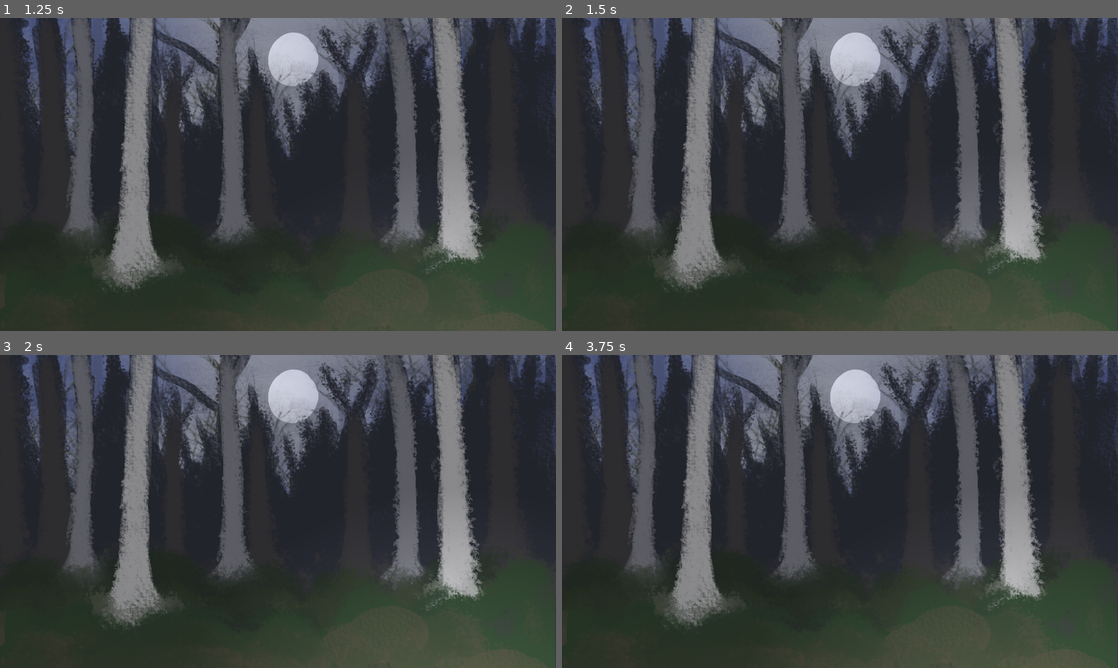
Above: before the commit, frames 1-4 (two rows, left to right).
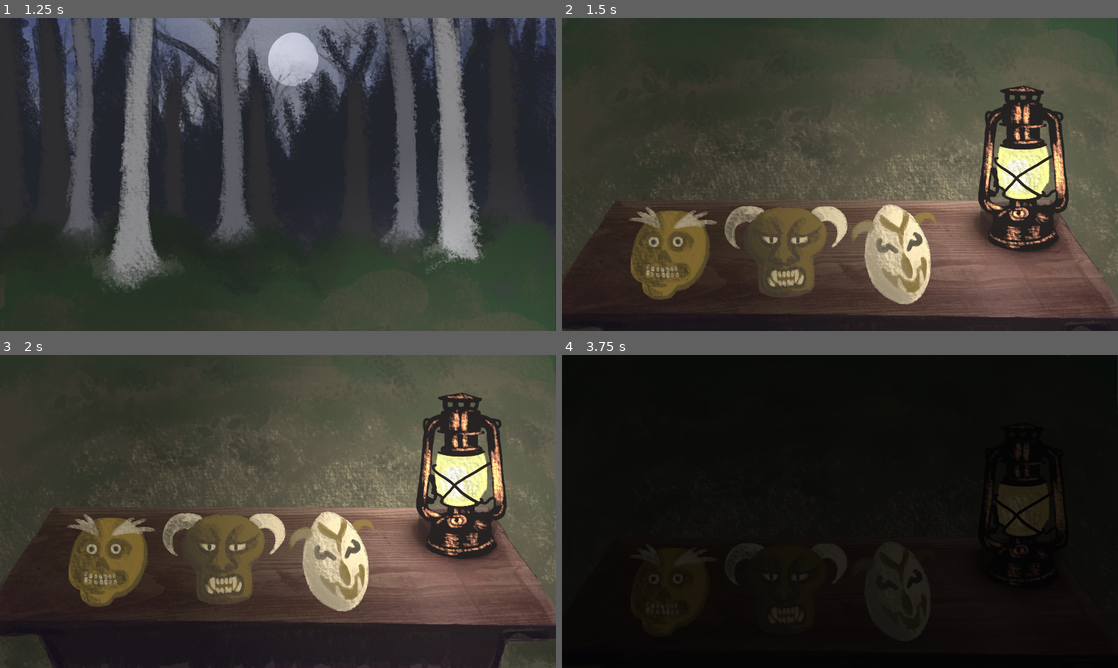
Above: after the commit, the same moments.

Repository: serrureriehurluberlesque/GGJ2026
Game: Godot game, scene res://scenes/main/main.tscn
The game is run twice, just before and just after one commit, with the same random seed, the same clock (stepped at 60 frames per second) and the same inputs.
Inputs (mouse positions are in pixels of both pictures, inside the frame that each line leads up to):
- Up to frame 1 (1.25 s): tap Enter at 0.5 s; move the mouse to (400, 158) at 0.52 s; hold Up (ui_up) from 0.53 s (still down); hold E (activate) from 0.53 s (still down); click (400, 158) at 0.67 s
- Up to frame 2 (1.5 s): tap Space at 1.25 s; move the mouse to (728, 190) at 1.27 s; release Up (ui_up) at 1.28 s; release E (activate) at 1.28 s; hold Down (ui_down) from 1.28 s (still down); click (728, 190) at 1.35 s
- Up to frame 3 (2 s): keep holding Down (ui_down)
- Up to frame 4 (3.75 s): move the mouse to (895, 442) at 2.02 s; release Down (ui_down) at 2.03 s; hold E (activate) 2.03-2.78 s; hold Up (ui_up) 2.03-3.53 s; tap Enter at 2.75 s; move the mouse to (812, 574) at 2.77 s; click (812, 574) at 2.85 s; tap Space at 3.5 s; move the mouse to (1006, 558) at 3.52 s; hold Down (ui_down) from 3.53 s (still down); hold E (activate) from 3.53 s (still down)

Frame 1 is identical in both runs. In frame 2, 74% of the frame differs, in the area x 0-100%, y 0-100%; in frame 3, 77%; in frame 4, 98%.

Commit message:
rework spawn first monster and skip intro

Diff:
--- a/ggj2026/scenes/main/main.gd
+++ b/ggj2026/scenes/main/main.gd
@@ -1,6 +1,7 @@
 extends Node
 
 var DEBUG = true
+var SKIP = false
 
 # TODO: less hard-coded ?
 var WIDTH = 1920
@@ -28,11 +29,14 @@
 
 	if DEBUG:
 		Engine.time_scale = 2.0
+		SKIP = true
 	$Monsters.debug = DEBUG
 
 	$Camera/TransTimer.wait_time = TRANS_TIME
 	$Camera/MaskOn.position = Vector2(0.0, 2*HEIGHT)
 
+
+func start():
 	%Light/Timer.wait_time = randf_range(LIGHT_OFF_MIN, LIGHT_OFF_MAX)
 	%Light/Timer.start()
 
@@ -53,14 +57,24 @@
 	await $Camera/TransTimer.timeout
 	send_visibility_to_monsters()
 	introed = true
+	start()
 
 func _input(event):
 	if not menued:
 		if event.is_pressed():
-			intro()
 			menued = true
+			if SKIP:
+				first_inputed = true
+				introed = true
+				$Monsters.start()
+				$menu_25.hide()
+				%Light/LightSource.enabled = true
+				$AudioStreamPlayer.stop()
+				start()
+			else:
+				intro()
 		return
-	if not first_inputed and event.is_pressed():
+	if introed and not first_inputed and event.is_pressed():
 		$Monsters.start()
 		first_inputed = true
 	if introed:
--- a/ggj2026/scenes/main/main.tscn
+++ b/ggj2026/scenes/main/main.tscn
@@ -16,6 +16,7 @@
 [ext_resource type="Texture2D" uid="uid://bxhgi4mkmqvhw" path="res://scenes/main/assets/neutral_point_light.webp" id="13_th5th"]
 [ext_resource type="Script" uid="uid://b8xpq7qr8r6st" path="res://scenes/main/point_light_2d.gd" id="14_7smn1"]
 [ext_resource type="Texture2D" uid="uid://6bim0ug7hygo" path="res://scenes/main/assets/titlescreen.png" id="15_raeie"]
+[ext_resource type="AudioStream" uid="uid://dfa4rajufeti" path="res://scenes/main/assets/ambiance.ogg" id="17_nvumn"]
 
 [sub_resource type="CanvasTexture" id="CanvasTexture_7smn1"]
 diffuse_texture = ExtResource("6_raeie")
@@ -213,6 +214,7 @@
 texture = ExtResource("15_raeie")
 
 [node name="AudioStreamPlayer" type="AudioStreamPlayer" parent="." unique_id=2105356055]
+stream = ExtResource("17_nvumn")
 autoplay = true
 
 [node name="Sound1" type="AudioStreamPlayer" parent="." unique_id=1090949677]
--- a/ggj2026/scenes/monsters/monsters.gd
+++ b/ggj2026/scenes/monsters/monsters.gd
@@ -19,6 +19,7 @@
 var next_monsters = []
 
 var monster
+var nbr_monster = 0
 
 var knsea:= true
 var mask:= 0
@@ -47,10 +48,11 @@
 	started = true
 
 func next_monster():
+	nbr_monster += 1
+	if debug:
+		print("sstarting to spawn monster %s" % nbr_monster)
 	if next_monsters:
 		$TimerNextMonster.start(next_monsters.pop_front())
-	else:
-		win.emit()
 
 func spawn_monster():
 	if not knsea:
@@ -68,12 +70,19 @@
 			var side = empty_side.pick_random()
 			var type = randi_range(1, 3)
 			var total_time = SPEED_MONSTER
+			if nbr_monster == 1:
+				total_time *= 3
+			else:
+				total_time - nbr_monster
 			var new_monster = Monster.new_monster(type, side, total_time, knsea, mask, debug)
 			$Monsters.add_child(new_monster)
 			new_monster.connect("flee", monster_flee)
 			new_monster.connect("goth_ya", goth_ya)
 
-			next_monster()
+			if nbr_monster == 1:
+				return
+			else:
+				next_monster()
 		else:
 			$TimerNextMonster.start(2.0)
 	else:
@@ -95,6 +104,9 @@
 		m.update_masks(mask)
 
 func monster_flee(m):
+	if nbr_monster == 1:
+		next_monster()
+
 	m.queue_free()
 
 	await get_tree().create_timer(2.0).timeout
--- a/ggj2026/scenes/monsters/monsters.tscn
+++ b/ggj2026/scenes/monsters/monsters.tscn
@@ -6,5 +6,6 @@
 script = ExtResource("1_ur6ty")
 
 [node name="TimerNextMonster" type="Timer" parent="." unique_id=1410417245]
+one_shot = true
 
 [node name="Monsters" type="Node2D" parent="." unique_id=885822487]
Not shown, added: ggj2026/scenes/main/assets/ambiance.ogg.import
Not shown, added: ggj2026/scenes/main/assets/ambiance.ogg
Not shown, added: raw_assets/ambiance.ogg
